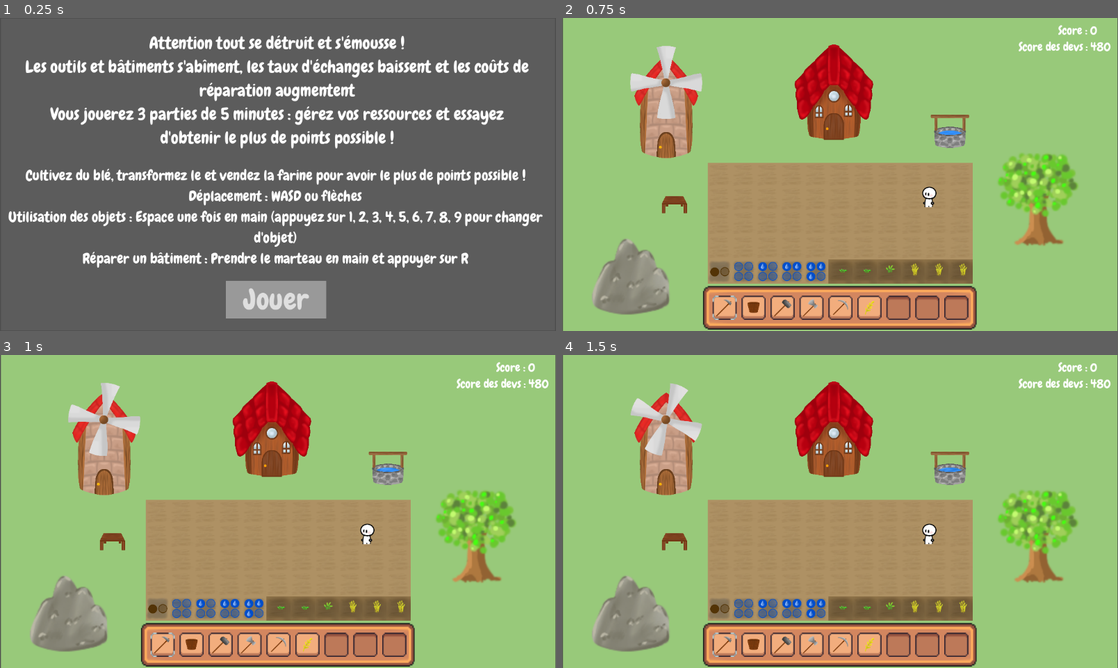
Above: before the commit, frames 1-4 (two rows, left to right).
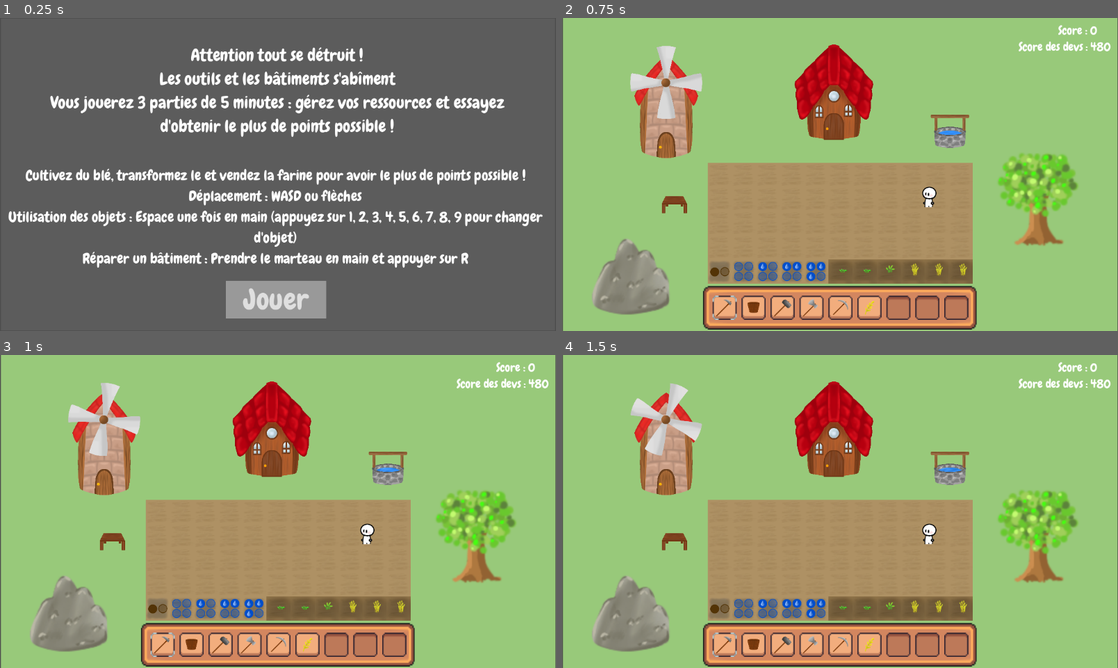
Above: after the commit, the same moments.

Repository: LaClimSx/Back-to-the-roots
Game: Godot game, scene res://Scenes/main_menu.tscn
The game is run twice, just before and just after one commit, with the same random seed, the same clock (stepped at 60 frames per second) and the same inputs.
Inputs (mouse positions are in pixels of both pictures, inside the frame that each line leads up to):
- Up to frame 1 (0.25 s): no input
- Up to frame 2 (0.75 s): click "Jouer" at 0.5 s
- Up to frame 3 (1 s): no input
- Up to frame 4 (1.5 s): click (723, 646) at 1.25 s

The runs differ from the first frame. In frame 1, 11% of the frame differs, in the area x 4-96%, y 5-42%; in frame 2, nothing differs; in frame 3, nothing differs; in frame 4, nothing differs.

Commit message:
feat: GAME LOOP

Diff:
--- a/Inventory/bucket.gd
+++ b/Inventory/bucket.gd
@@ -87,3 +87,7 @@
 		2: texture = good2
 		3: texture = good3
 		4: texture = good4
+
+func empty() -> void:
+	quantity = 0
+	texture = good0
--- a/Inventory/inventory.gd
+++ b/Inventory/inventory.gd
@@ -6,6 +6,24 @@
 signal use_item
 
 @export var slots: Array[InventorySlot]
+
+
+func reset() -> void:
+	slots = []
+	for i in range(9):
+		slots.append(InventorySlot.new())
+	slots[0].item = load("res://Inventory/Items/hoe.tres")
+	slots[1].item = load("res://Inventory/Items/bucket.tres")
+	slots[2].item = load("res://Inventory/Items/hammer.tres")
+	slots[3].item = load("res://Inventory/Items/axe.tres")
+	slots[4].item = load("res://Inventory/Items/pickaxe.tres")
+	slots[5].item = load("res://Inventory/Items/wheat.tres")
+	slots[5].amount = 1
+	for i in range(5):
+		slots[i].amount = 1
+		slots[i].item.repair()
+	slots[1].item.empty()
+	updated.emit()
 
 #Insert one item into the inventory
 #Returns true if the item was inserted, false if not
--- a/Scripts/interact_menu_etabli.gd
+++ b/Scripts/interact_menu_etabli.gd
@@ -176,6 +176,7 @@
 	if !Global.reparability:
 		if !inventory_gui.insert_at(bucket_item, 1): inventory_gui.insert_item(bucket_item,1)
 		bucket_item.repair()
+		bucket_item.empty()
 		inventory_gui.update()
 	else:
 		bucket.repair()
--- a/Scripts/player.gd
+++ b/Scripts/player.gd
@@ -10,6 +10,8 @@
 
 # Called when the node enters the scene tree for the first time.
 func _ready() -> void:
+	inventory = load("res://Inventory/player_inventory.tres")
+	inventory.reset()
 	inventory.use_item.connect(use_item)
 	hide()
 
--- a/global.gd
+++ b/global.gd
@@ -20,8 +20,7 @@
 
 # Called when the node enters the scene tree for the first time.
 func _ready():
-	#game_variation = randi_range(1,3) #TODO: uncomment this line and remove the next one
-	game_variation = 1
+	game_variation = randi_range(1,3)
 	match game_variation:
 		1:
 			reparability = true
@@ -36,7 +35,7 @@
 	timer = Timer.new()
 	add_child(timer)
 	timer.one_shot = false
-	timer.wait_time = 1.0 * 10 #TODO: change to 5 * 60
+	timer.wait_time = 5.0 * 60
 	timer.timeout.connect(_on_timer_timeout)
 
 
